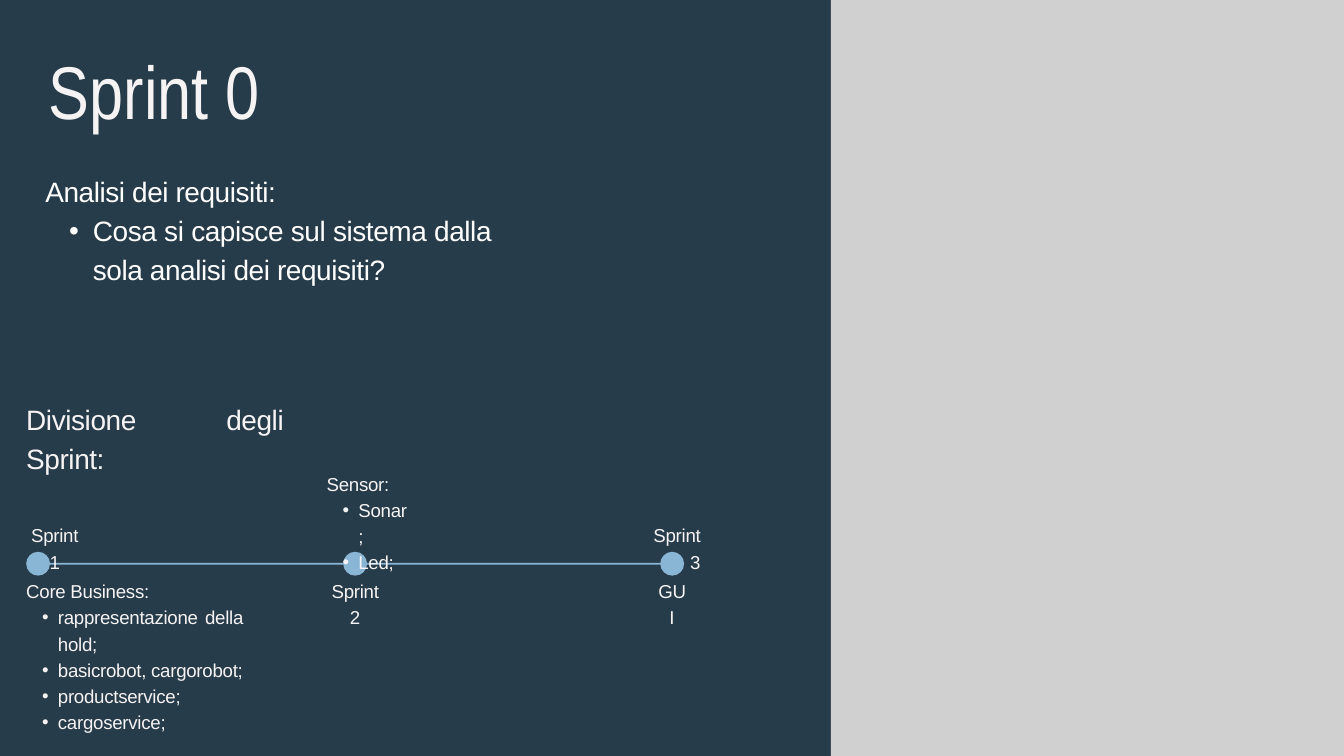
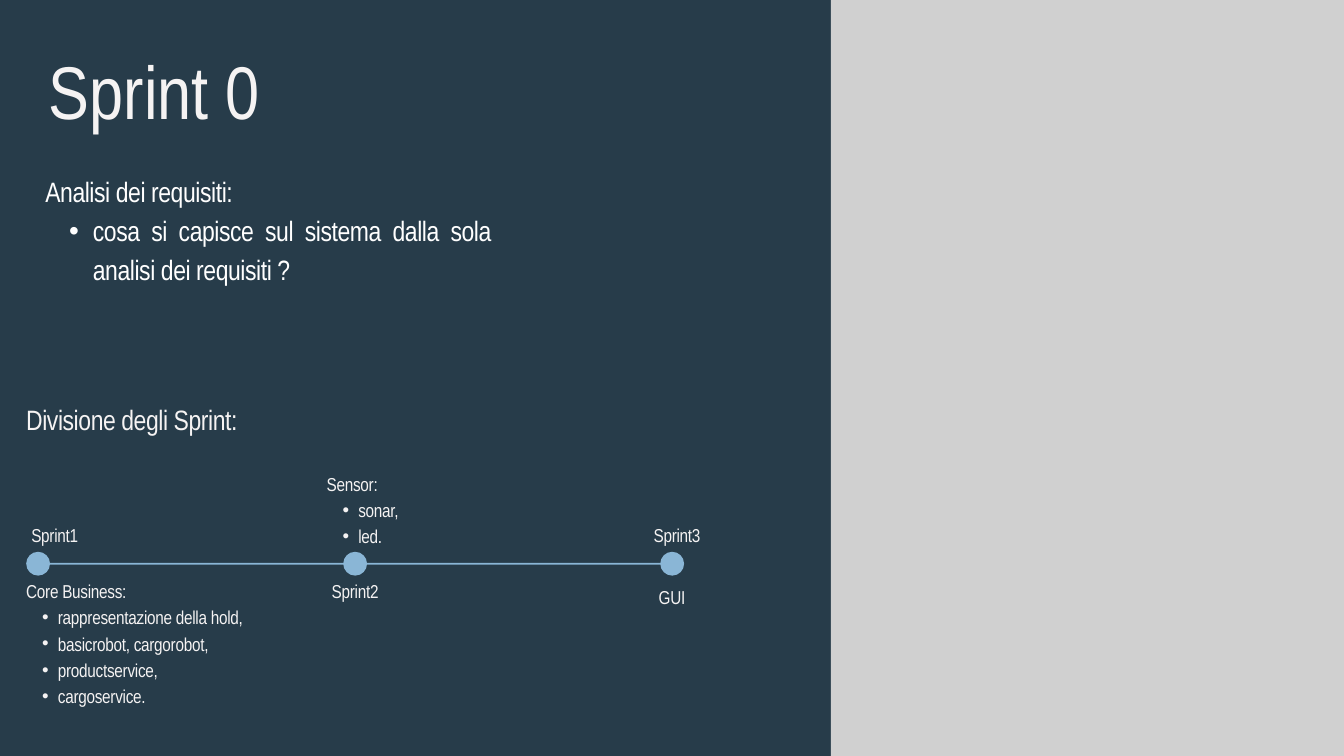
Before and after one commit to FlorAber/ISS25-cargoservice, a slide deck: slide 3 of ISS25_Cargoservice.pptx. Drawn at 1344x756 pixels with LibreOffice and Linux fonts; fonts in the diff are those of the drawing; grey boxes stand for pictures. Boxes give left, top, right and bottom in pixels: in the first picture for what was removed or moved away, otherwise in the second. Text is boxed around its words. In the diff, an @@ line names an element or a change of style, - is before the commit and + after.

```diff
--- a/ISS25_Cargoservice.pptx
+++ b/ISS25_Cargoservice.pptx
@@ text at <box>45,181,233,208</box>: font Arial to Arial Narrow in "Analisi dei requisiti:" @@
@@ text at <box>93,220,492,286</box>: text changed; font Arial to Arial Narrow @@
-  • Cosa si capisce sul sistema dalla sola analisi dei requisiti?
+  • cosa si capisce sul sistema dalla sola analisi dei requisiti ?
@@ text at <box>327,478,378,491</box>: font Arial to Arial Narrow in "Sensor:" @@
@@ text at <box>358,507,398,543</box>: text changed; font Arial to Arial Narrow @@
-  • Sonar;
-  • Led;
+  • sonar,
+  • led.
@@ text at <box>26,584,126,598</box>: font Arial to Arial Narrow in "Core Business:" @@
@@ font Arial to Arial Narrow in 5 elements at <box>26,409,238,436</box>, <box>31,528,78,546</box>, <box>332,584,379,602</box>, <box>654,528,701,546</box>, <box>659,591,686,604</box> @@
@@ text "GUI": place and size @@
-text "GUI" at <box>656,577,687,603</box>
+text "GUI" at <box>659,591,686,604</box>
@@ text at <box>58,610,243,707</box>: text changed; font Arial to Arial Narrow @@
-  • rappresentazione della hold;
-  • basicrobot, cargorobot;
-  • productservice;
-  • cargoservice;
+  • rappresentazione della hold,
+  • basicrobot, cargorobot,
+  • productservice,
+  • cargoservice.
```
Also in this commit, not shown: 5 other slides changed.
